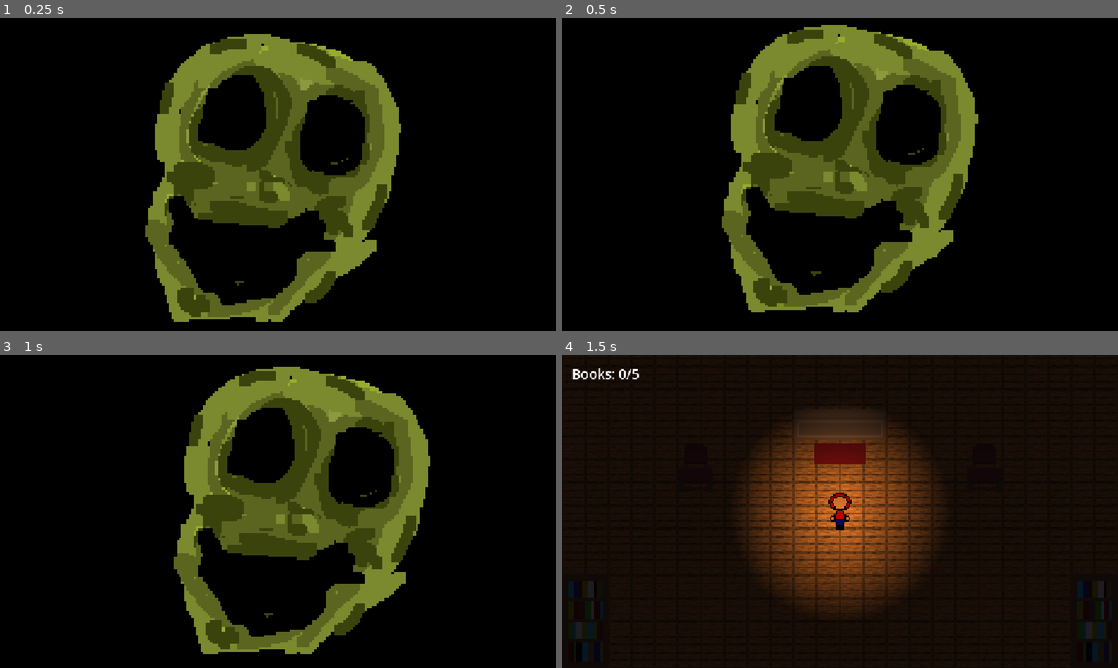
Above: before the commit, frames 1-4 (two rows, left to right).
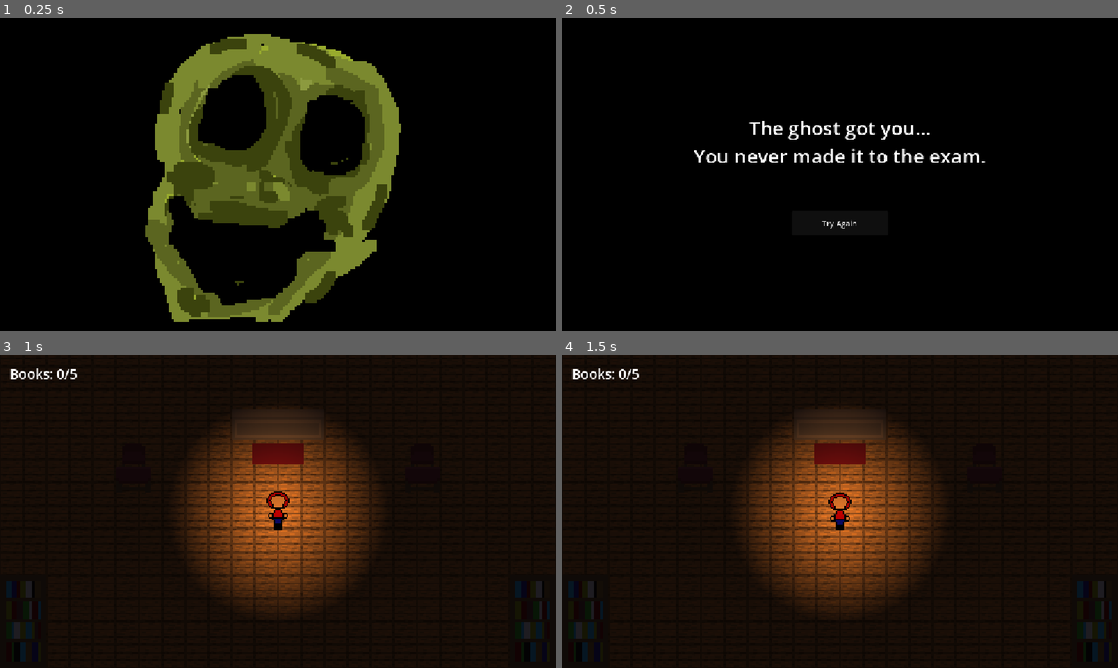
Above: after the commit, the same moments.

Repository: Margaret-Thatcher/Locked-In-Repository-2D-Game
Game: Godot game, scene res://Jumpscare/jumpscare.tscn
Same seed, same stepped clock (60 frames per second), same inputs: the game is played once before the commit and once after it. This scene is started directly instead of the project's main scene. Sound files missing from this copy of the repository are replaced by a short silence.
Inputs (mouse positions are in pixels of both pictures, inside the frame that each line leads up to):
- Up to frame 1 (0.25 s): no input
- Up to frame 2 (0.5 s): no input
- Up to frame 3 (1 s): click (278, 561) at 0.5 s, where only the run after the commit has a clickable "Try Again"
- Up to frame 4 (1.5 s): click (840, 561) at 1.25 s, where only the run before the commit has a clickable "Try Again"

Frame 1 is identical in both runs. In frame 2, 24% of the frame differs, in the area x 23-77%, y 2-94%; in frame 3, 67%, in the area x 0-100%, y 0-100%; in frame 4, nothing differs.

Commit message:
made jumpscare sound quieter and play all the way

Diff:
--- a/Jumpscare/jumpscare.gd
+++ b/Jumpscare/jumpscare.gd
@@ -9,6 +9,6 @@
 	play("jumpscare")
 	jumpscare_sound.play()
 
-func _on_animation_finished():
-	if animation == "jumpscare":
-		get_tree().change_scene_to_file("res://Screens/game_over.tscn")
+# go to game over once the scream is done
+func _on_jumpscare_sound_finished():
+	get_tree().change_scene_to_file("res://Screens/game_over.tscn")
--- a/Jumpscare/jumpscare.tscn
+++ b/Jumpscare/jumpscare.tscn
@@ -122,12 +122,11 @@
 scale = Vector2(5, 5)
 sprite_frames = SubResource("SpriteFrames_2c08n")
 animation = &"jumpscare"
-autoplay = "jumpscare"
 script = ExtResource("2_45od6")
 
 [node name="JumpscareSound" type="AudioStreamPlayer" parent="." unique_id=872079820]
 stream = ExtResource("3_gni6d")
-volume_db = 24.0
+volume_db = 12.0
 pitch_scale = 2.55
 
-[connection signal="animation_finished" from="AnimatedSprite2D" to="AnimatedSprite2D" method="_on_animation_finished"]
+[connection signal="finished" from="JumpscareSound" to="AnimatedSprite2D" method="_on_jumpscare_sound_finished"]
